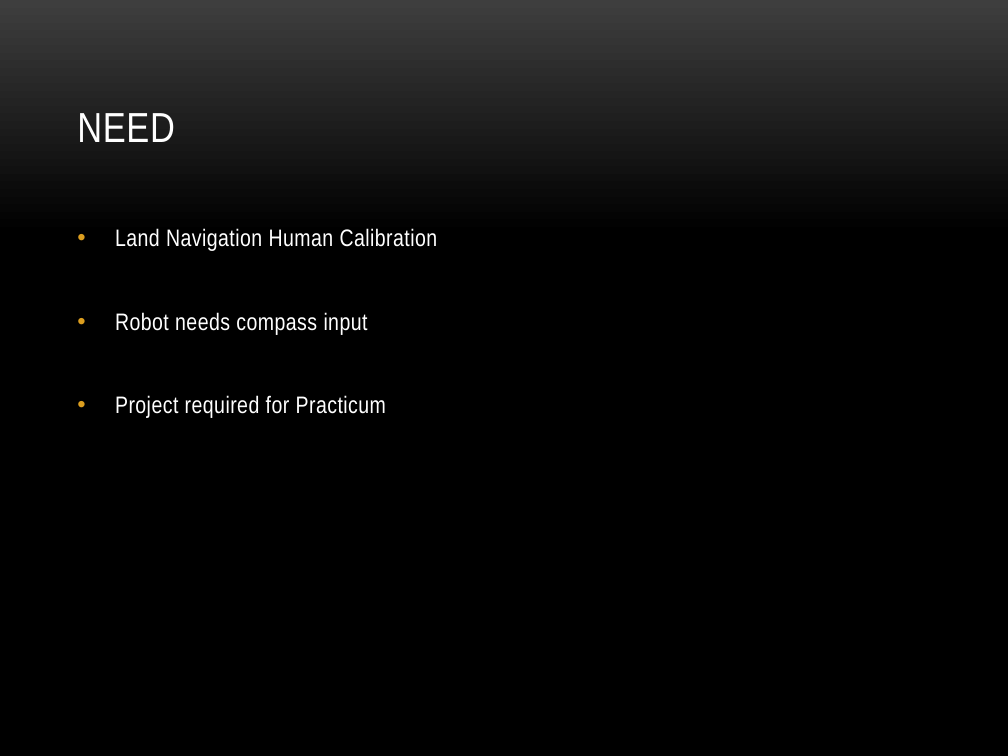
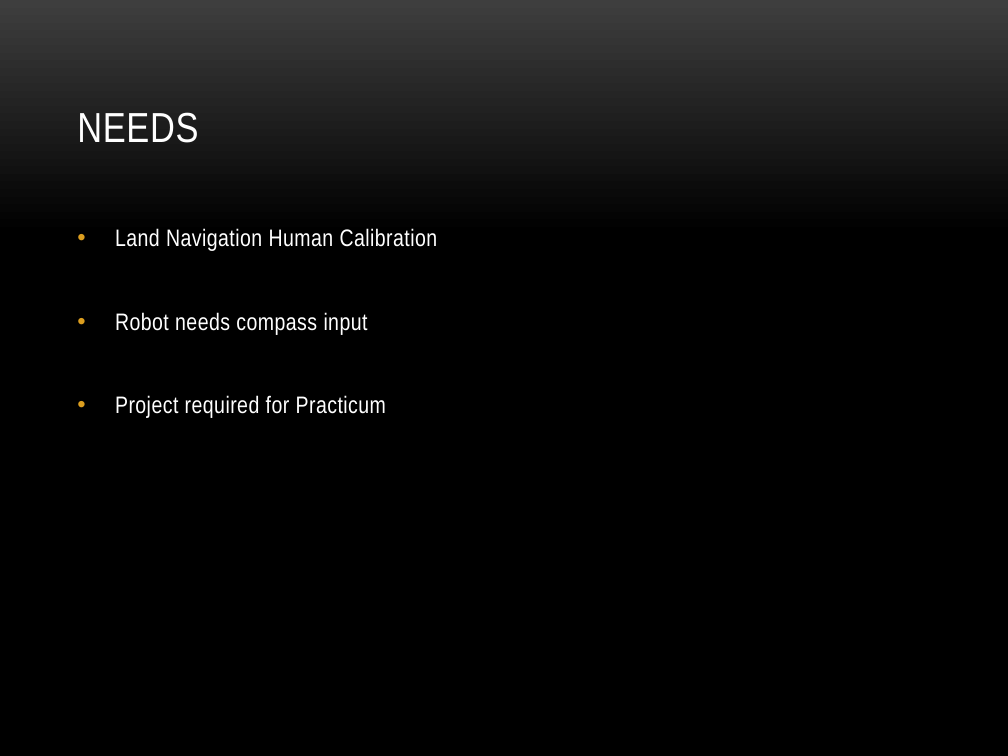
Before and after one commit to dosferatu/electronic-compass, a slide deck: slide 2 of Documentation/Project Documentation/Project Presentation.pptx. Drawn at 1008x756 pixels with LibreOffice and Linux fonts; fonts in the diff are those of the drawing; background and template pictures are left out. Boxes give left, top, right and bottom in pixels: in the first picture for what was removed or moved away, otherwise in the second. Text is boxed around its words. In the diff, an @@ line names an element or a change of style, - is before the commit and + after.

```diff
--- a/Documentation/Project Documentation/Project Presentation.pptx
+++ b/Documentation/Project Documentation/Project Presentation.pptx
@@ title at box(77, 112, 198, 143): text changed @@
-NEED
+NEEDS
```
Also in this commit, not shown: 3 other slides changed, 1 other file.
